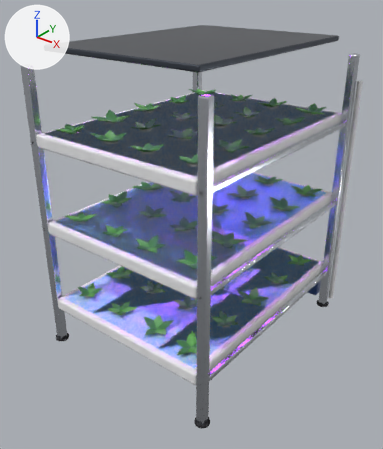
The FBX model art/export/fbx/HydroRack3.fbx, before and after one commit.
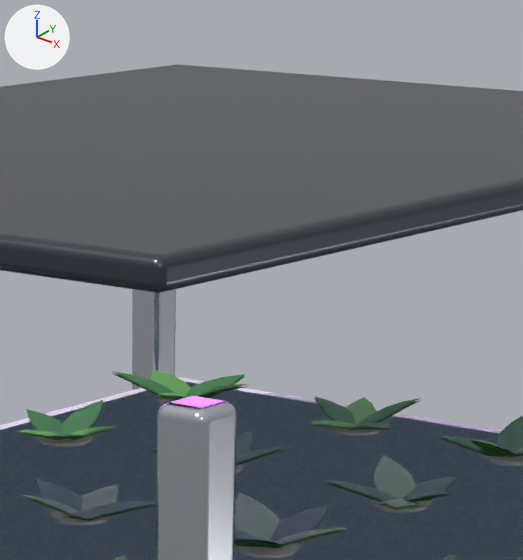
The first picture shows the older version from a camera (50 mm lens) standing at (7.01, -9.06, 8.32) and looking at (-0.12, -0.15, 2.79). The close-ups show the older and then the newer version on the part from 43% to 72% of the width and 3% to 29% of the height of that picture. Only the edits that show in the close-ups are written down. Arrows for +X, +Y and +Z are at upper left; the lights stay in place. Where no turn or scale is listed for an object, it has been applied to the vertices. Vertices at exactly the same position are counted once.

Objects in the first close-up: 'Body__Chrome.002', 'Body__Leaf.002', 'Body__LeafDark.002', 'Body__MetalDark.001', 'Body__Water.002', 'Body__White.003'.
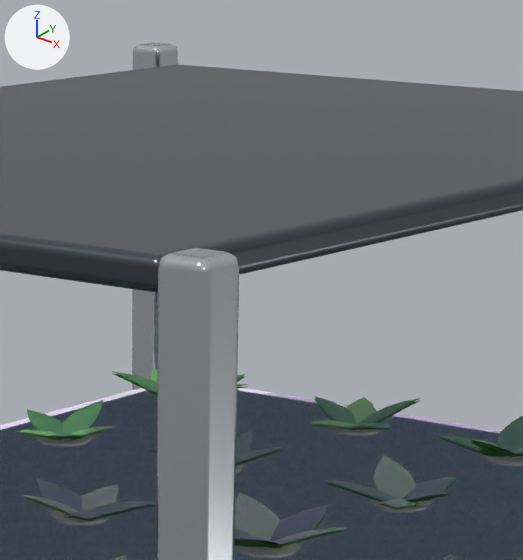
Where the newer file only moved an object's origin or applied its transform, the numbers keep the older frame.

What the commit changed:
me_body__chrome_002 is used by ob_body__chrome_002; location (-2.2, -2.7, 3.3).
me_body__chrome_002 had 560 vertices, 540 faces and spanned x -0.1..4.5, y -0.1..5.5, z -3.3..3.3.
me_body__chrome_002 now has 560 vertices, 540 faces and spans x -0.1..4.5, y -0.1..5.5, z -3.3..3.75.
me_body__chrome_002 part 1: all 28 vertices in x -0.1..0.1, y 5.3..5.5, z 3.26..3.3 are moved by (0.0, 0.0, 0.45).
me_body__chrome_002 part 2: all 28 vertices in x 4.3..4.5, y -0.1..0.1, z 3.26..3.3 are moved by (0.0, 0.0, 0.45).
Other edits to the shape of me_body__chrome_002 do not show in these pictures.

Where the change shows, as pixel boxes (x1, y1, x2, y2) in the close-ups (523 x 560 px; the box of a moved part takes in the faces that stretch with it):
'Body__Chrome.002', reshaped
    before: (132, 289, 237, 560)
    after: (132, 42, 239, 560)
part 1 of me_body__chrome_002, moved or reshaped
    before: (132, 289, 176, 390)
    after: (132, 42, 178, 390)
part 2 of me_body__chrome_002, moved or reshaped
    before: (158, 396, 237, 424)
    after: (157, 248, 239, 424)
